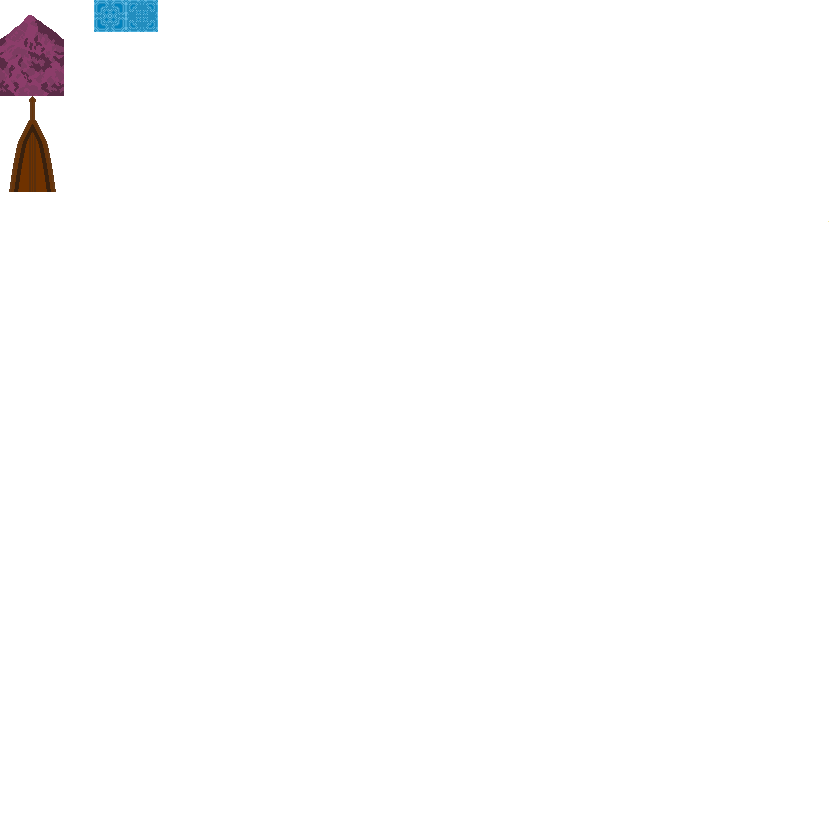
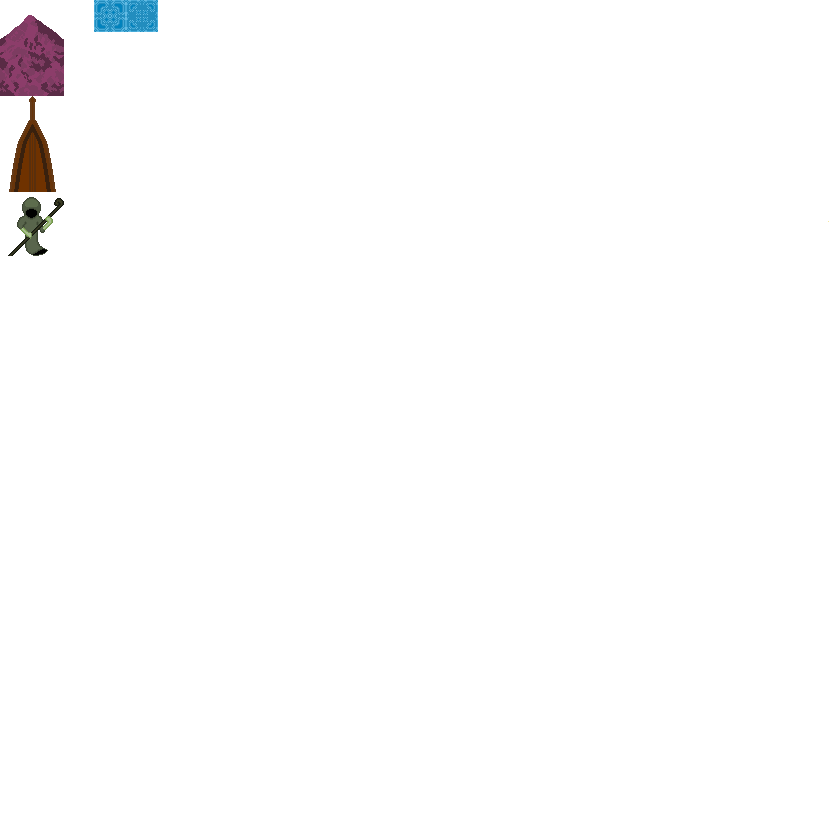
Revision of a layered 832 × 832 image; what changed, layer by layer:
renamed "Layer 22" to "Layer 26", painted on it over [8, 197, 64, 256]
removed layer "Layer 26 copy 2" over [18, 197, 64, 222]
